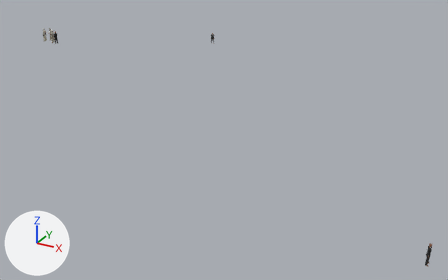
Two versions of the glTF model visite/figures_nazir.glb, one commit apart.
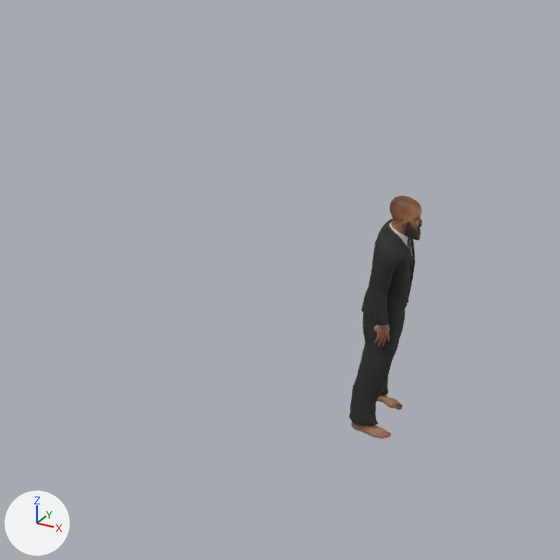
The first picture shows the older version from a 50 mm lens placed at (60.4, -61.9, 20.9), pointed at (27.9, -2.9, -8.6). The close-ups show the older and then the newer version on the part from 87% to 99% of the width and 80% to 99% of the height of that picture. Only the edits that show in the close-ups are written down. Lighting does not change. The marker at lower left points along +X, +Y and +Z. Where no turn or scale is listed for an object, it has been applied to the vertices. Vertices at exactly the same position are counted once.

The older version as bpy lines, for what is in view:
```python
me_mesh_25 = bpy.data.meshes.new('Mesh_25')
me_mesh_25.from_pydata(...)  # 1254 vertices, 2500 faces; spans x 0.076..0.174, y -0.08..0.08, z 1.451..1.612
me_mesh_25.materials.append(mat_figure_barbe)
me_mesh_26 = bpy.data.meshes.new('Mesh_26')
me_mesh_26.from_pydata(...)  # 5059 vertices, 10003 faces; spans x -0.05..0.21, y -0.26..0.26, z 0.0..1.74
me_mesh_26.materials.append(mat_human_body)  # picture img_middleage_lightskinned_male_diffuse_003
me_mesh_27 = bpy.data.meshes.new('Mesh_27')
me_mesh_27.from_pydata(...)  # 3796 vertices, 7478 faces; spans x -0.121..0.171, y -0.277..0.278, z 0.06..1.524
me_mesh_27.materials.append(mat_nazir_corps_male_elegantsuit01)  # picture img_male_elegantsuit01_diffuse
ob_nazir_barbe = bpy.data.objects.new('nazir_barbe', me_mesh_25)
ob_nazir_barbe.location = (55.2, -22.8, -4.8)
ob_nazir_corps = bpy.data.objects.new('nazir_corps', me_mesh_26)
ob_nazir_corps.location = (55.2, -22.8, -4.8)
ob_nazir_corps_male_elegantsuit01 = bpy.data.objects.new('nazir_corps.male_elegantsuit01', me_mesh_27)
ob_nazir_corps_male_elegantsuit01.location = (55.2, -22.8, -4.8)
```
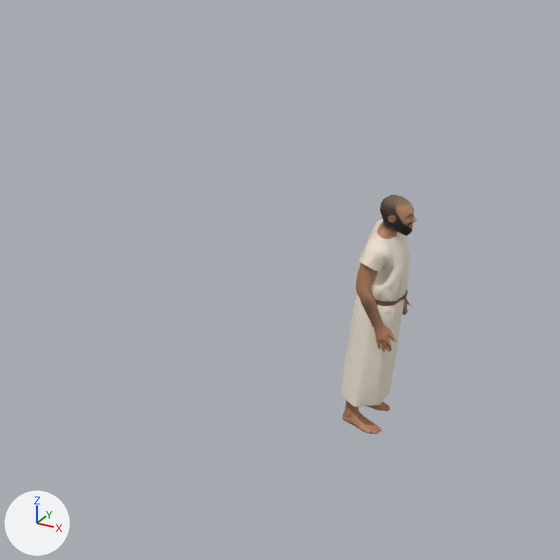
Pixel boxes (x1, y1, x2, y2) of what changed, in the close-ups (560 x 560 px):
'nazir_corps.male_elegantsuit01', reshaped, recoloured (black to grey, 16% wider, 15% taller)
    before: (349, 218, 415, 426)
    after: (340, 195, 417, 434)
'nazir_corps', deleted
    before: (351, 196, 422, 439)
'nazir_barbe', deleted
    before: (405, 221, 422, 240)
part 1 of me_mesh_27, rebuilt (42% wider, 118% taller)
    before: (361, 218, 415, 327)
    after: (340, 195, 417, 434)
part 2 of me_mesh_27, deleted
    before: (349, 310, 405, 426)

The change in detail:
Picture 'diffuse.002' (img_diffuse_002) is new.
Picture 'orm.002' (img_orm_002) is new.
Picture 'normal.002' (img_normal_002) is new.
Material 'Figure_Genere_nazir' (mat_figure_genere_nazir) is new.
Uses the picture img_diffuse_002.
Uses the picture img_normal_002.
Uses the picture img_orm_002.
me_mesh_27 is used by ob_nazir_corps_male_elegantsuit01; location (55.2, -22.8, -4.8).
me_mesh_27 had 3796 vertices, 7478 faces and spanned x -0.121..0.171, y -0.277..0.278, z 0.06..1.524.
me_mesh_27 no longer uses material mat_nazir_corps_male_elegantsuit01 (picture img_male_elegantsuit01_diffuse).
me_mesh_27 now has 4788 vertices, 9587 faces and spans x -0.171..0.158, y -0.282..0.265, z 0.0..1.739.
me_mesh_27 part 1: the loose piece of 2626 vertices spanning x -0.121..0.171, y -0.277..0.278, z 0.856..1.524 is rebuilt with 4788 vertices and now spans x -0.171..0.158, y -0.282..0.265, z 0.0..1.739, in mat_figure_genere_nazir.
me_mesh_27 part 2: the loose piece of 1170 vertices spanning x -0.107..0.146, y -0.254..0.251, z 0.06..1.031 is deleted.
me_mesh_27 gains material mat_figure_genere_nazir.
Object 'nazir_barbe' (ob_nazir_barbe) is deleted.
Object 'nazir_corps' (ob_nazir_corps) is deleted.
